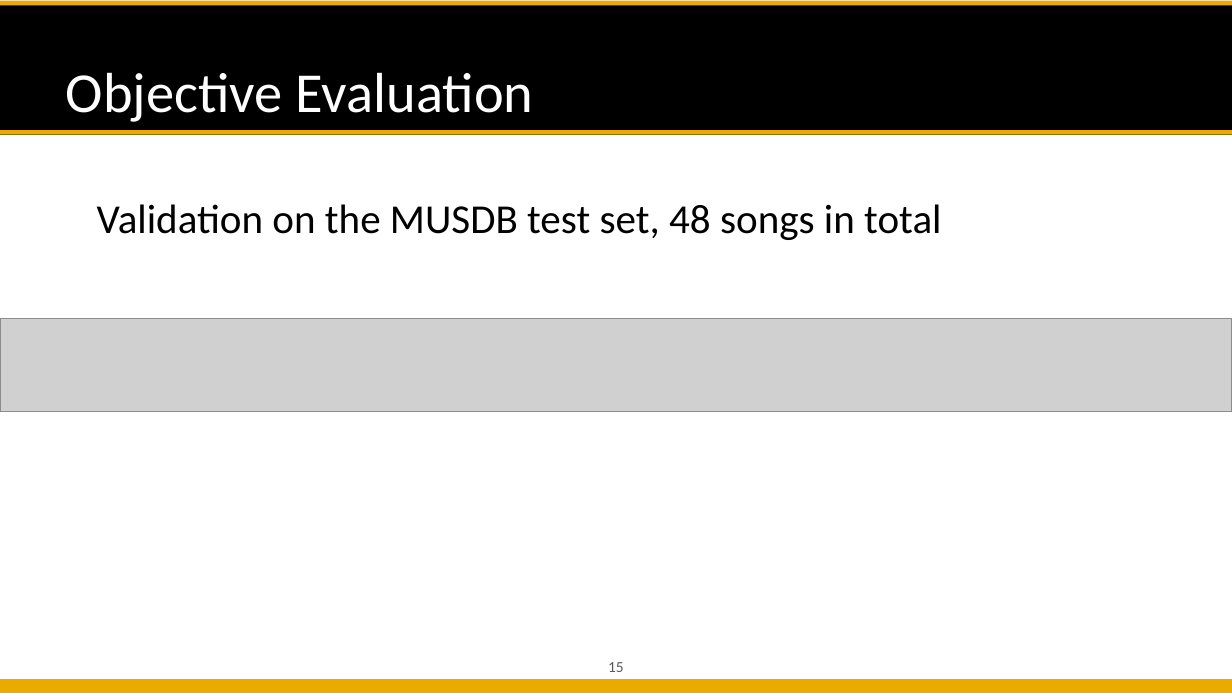
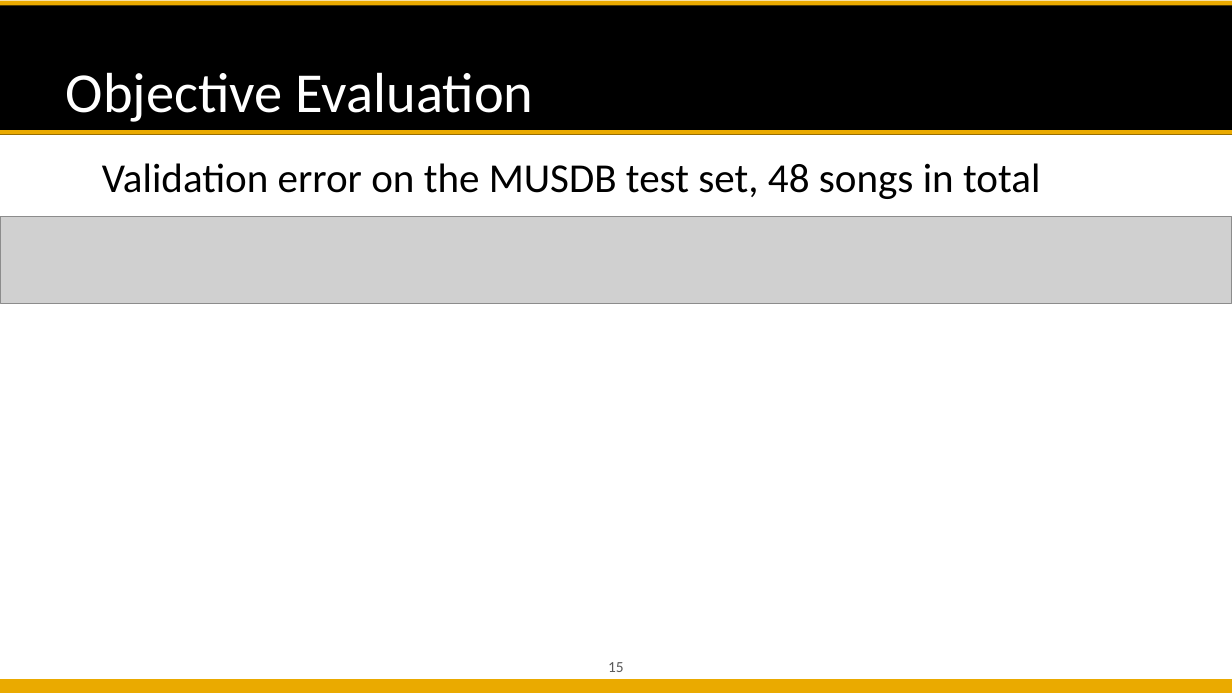
Before and after one commit to likelian/Lab_spring2022, a slide deck: slide 15 of doc/PPT_final/ Automatic Mixing.pptx. Drawn at 1232x693 pixels with LibreOffice and Linux fonts; fonts in the diff are those of the drawing; grey boxes stand for pictures; background and template pictures are left out. Boxes give left, top, right and bottom in pixels: in the first picture for what was removed or moved away, otherwise in the second. Text is boxed around its words. In the diff, an @@ line names an element or a change of style, - is before the commit and + after.

```diff
--- a/doc/PPT_final/ Automatic Mixing.pptx
+++ b/doc/PPT_final/ Automatic Mixing.pptx
@@ text at <box>102,163,1040,199</box>: text changed @@
-Validation on the MUSDB test set, 48 songs in total
+Validation error on the MUSDB test set, 48 songs in total
@@ picture added at <box>0,216,1232,303</box> @@
@@ picture removed at <box>0,319,1232,412</box> @@
```
Also in this commit, not shown: 9 other files.
